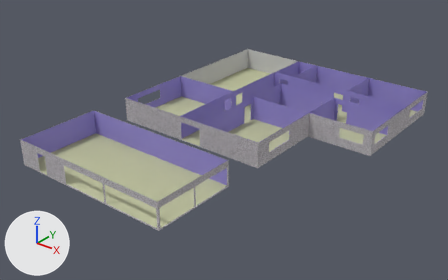
The FBX model Models/Buildings/Building001/Building001_Ground_Floor.FBX as it was, and as the next commit left it.
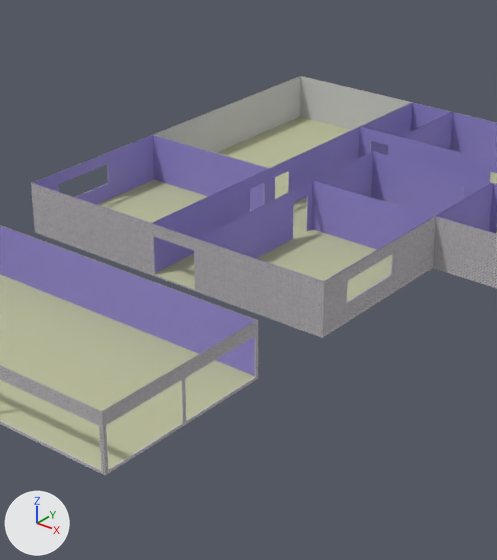
Each version appears first whole from a camera (50 mm lens) standing at (43.5, -57.6, 31.4) and looking at (2.9, -6.8, -0.1), and next in a close-up on the part from 25% to 75% of the width and 5% to 96% of the height. Lighting does not change. The marker at lower left points along +X, +Y and +Z. Where no turn or scale is listed for an object, it has been applied to the vertices.

Names of what the first close-up shows: 'Ground-Floor'.
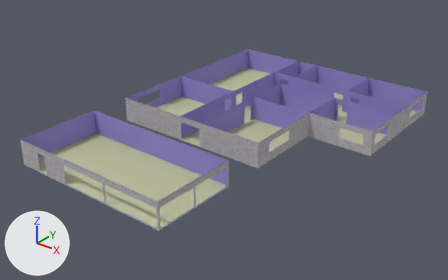
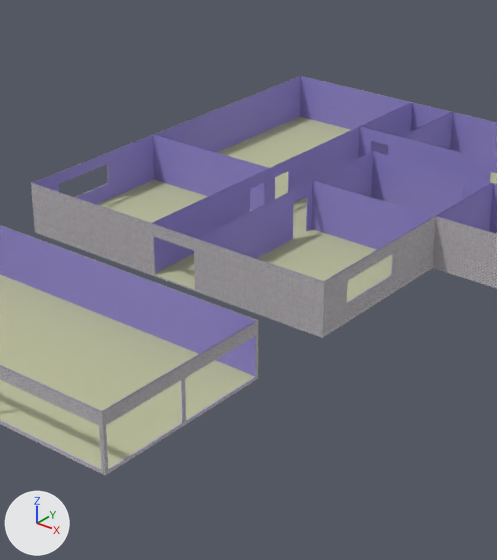
The edits, one by one:
me_mesh has 573 vertices, 1077 faces and spans x -10.0..18.0, y -25.0..15.0, z -0.1..2.9.
me_mesh is used by ob_ground_floor; location (0.0, 0.0, 0.0).
me_mesh part 1: 84 of the faces centred in x -9.1..10.0, y -25.0..-15.1, z 0.0..2.7 switch from mat_material__2 (light grey #cacaca) to mat_innerwalls (blue #9387d2).
me_mesh part 2: 80 of the faces centred in x -9.9..2.0, y -1.8..15.0, z 0.3..2.7 switch from mat_material__2 (light grey #cacaca) to mat_innerwalls (blue #9387d2).

Location of each change, [x1, y1, x2, y2] in pixels of the close-ups (497 x 560 px):
part 1 of me_mesh, recoloured: [0, 321, 257, 470] in both
part 2 of me_mesh, recoloured (grey to blue): [154, 76, 411, 231] in both
